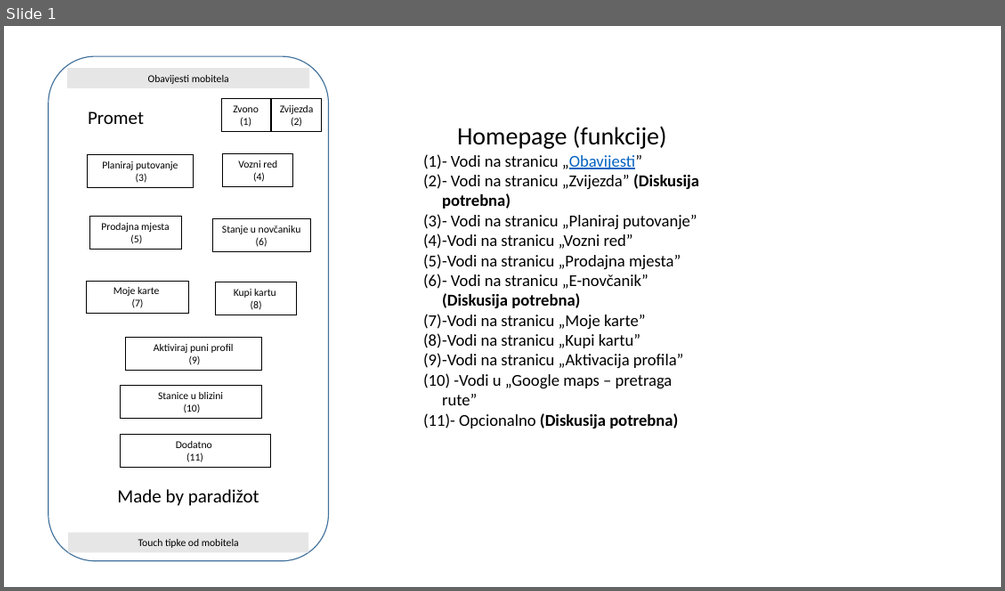
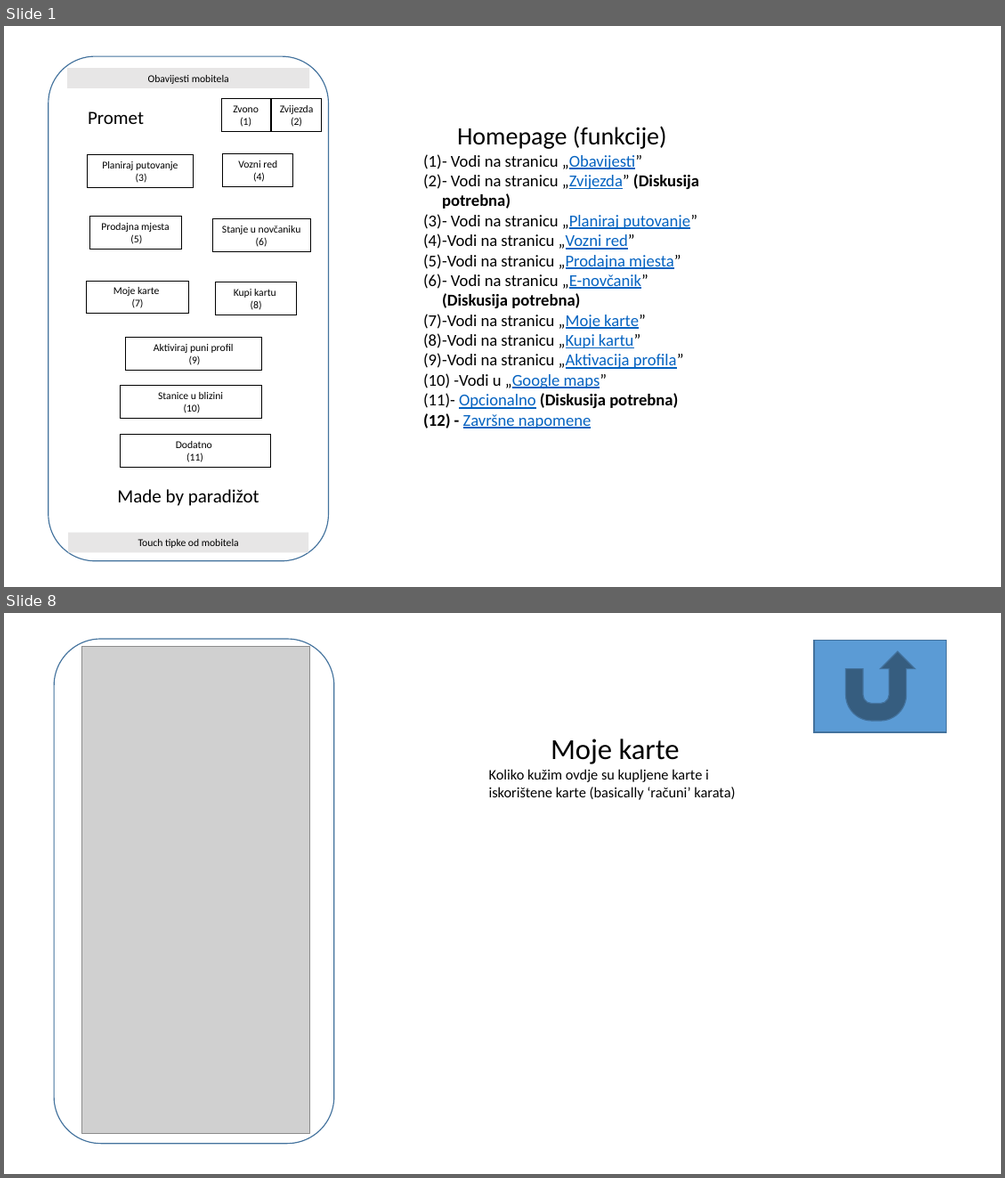
Before and after one commit to nibzard/2025-intro-swe, a slide deck: projects/paradizot-kcurcija-ekevic-ltomic-jvitaljic/Plan aplikacije.pptx. Shown one above the other, each under a label of ours: slide 1 before the commit, slides 1 and 8 after it; the slides between them are not shown. The pictures are 1005x591 and 1005x1178 pixels, drawn with LibreOffice and Linux fonts; fonts in the diff are those of the drawing; grey boxes stand for pictures. Boxes give left, top, right and bottom in pixels: in the first picture for what was removed or moved away, otherwise in the second. Text is boxed around its words. In the diff, an @@ line names an element or a change of style, - is before the commit and + after.

```diff
--- a/projects/paradizot-kcurcija-ekevic-ltomic-jvitaljic/Plan aplikacije.pptx
+++ b/projects/paradizot-kcurcija-ekevic-ltomic-jvitaljic/Plan aplikacije.pptx
@@ slide 8 added at bbox=[4, 613, 1001, 1174], background #FFFFFF @@
@@ rounded rectangle added at bbox=[54, 639, 334, 1144], outline #43739E 1 pt @@
@@ picture added at bbox=[82, 646, 310, 1133] @@
@@ action button return added at bbox=[814, 640, 947, 732], fill #5B9BD5, outline #43739E 1 pt @@
@@ text added at bbox=[489, 738, 735, 800], 14 pt, text #000000 @@
+Moje karte
+Koliko kužim ovdje su kupljene karte i iskorištene karte (basically ‘računi’ karata)
@@ slide 1 changed as well @@
@@ text at bbox=[423, 174, 699, 409]: text colour #000000 to #0563C1, underline on in "„Zvijezda”", "„Planiraj putovanje”", "„Vozni red”", "„Prodajna mjesta”" and 5 more places @@
@@ text at bbox=[453, 374, 607, 389]: text changed; text colour #000000 to #0563C1 @@
-(10) -Vodi u „Google maps – pretraga rute”
+(10) -Vodi u „Google maps”
@@ text at bbox=[463, 414, 591, 428]: paragraph added @@
+(12) - Završne napomene
```
Also in this commit, not shown: 11 other slides added, 1 slide removed.
